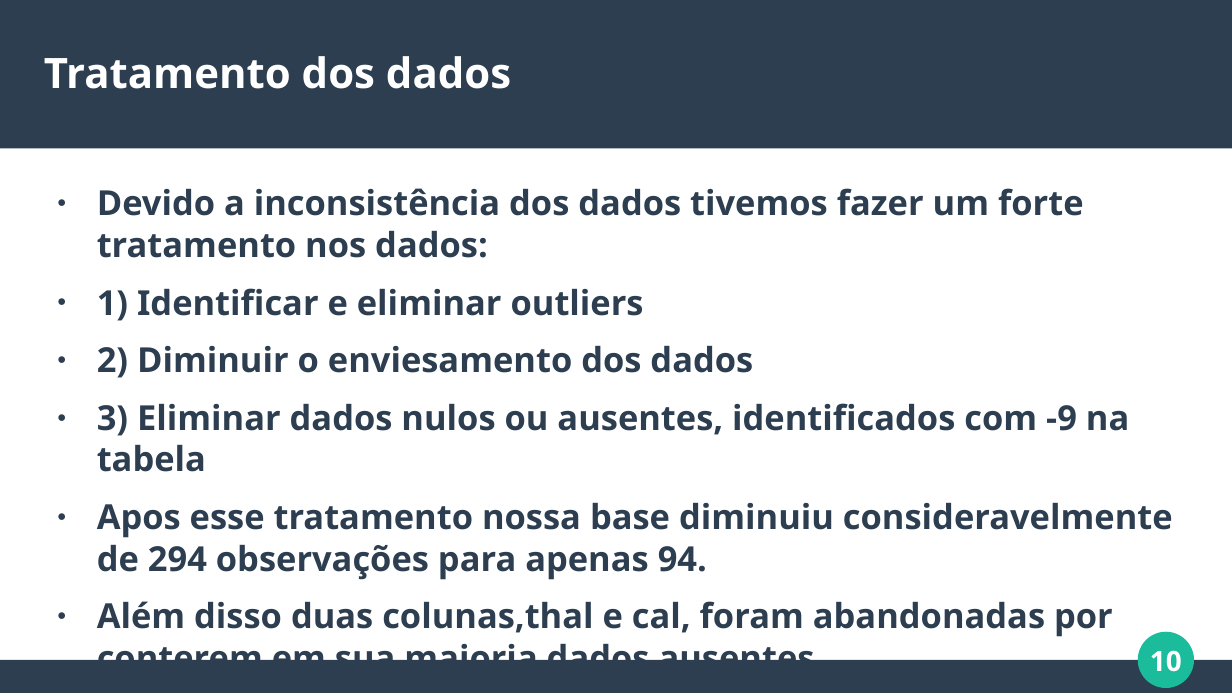
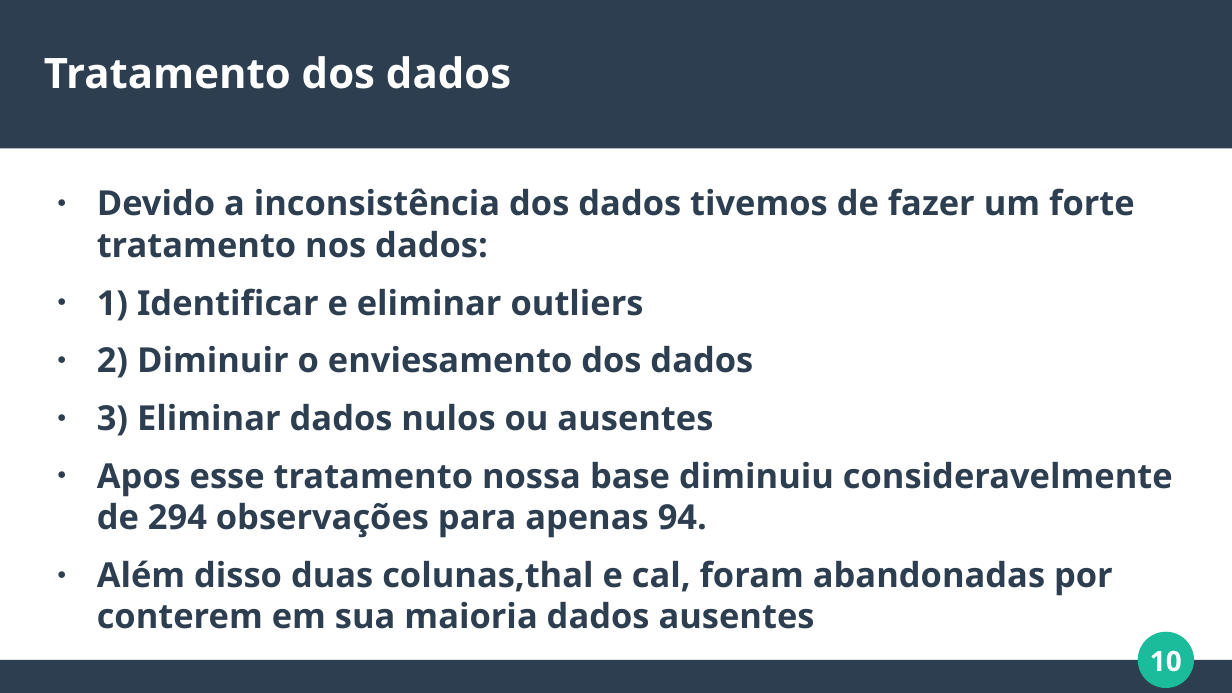
Before and after one commit to gabriel-ferreira-da-silva/Naive-Bayes-On-Heart-Diseases-Data, a slide deck: slide 10 of Slides estatistica.odp. Drawn at 1232x693 pixels with LibreOffice and Linux fonts; fonts in the diff are those of the drawing. Boxes give left, top, right and bottom in pixels: in the first picture for what was removed or moved away, otherwise in the second. Text is boxed around its words. In the diff, an @@ line names an element or a change of style, - is before the commit and + after.

```diff
--- a/Slides estatistica.odp
+++ b/Slides estatistica.odp
@@ text at box(97, 188, 1135, 258): text changed @@
-● Devido a inconsistência dos dados tivemos fazer um forte tratamento nos dados:
+● Devido a inconsistência dos dados tivemos de fazer um forte tratamento nos dados:
@@ text at box(97, 404, 713, 436): text changed @@
-● 3) Eliminar dados nulos ou ausentes, identificados com -9 na tabela
+● 3) Eliminar dados nulos ou ausentes
```
Also in this commit, not shown: 8 other slides changed, 1 slide added, 1 other file.
